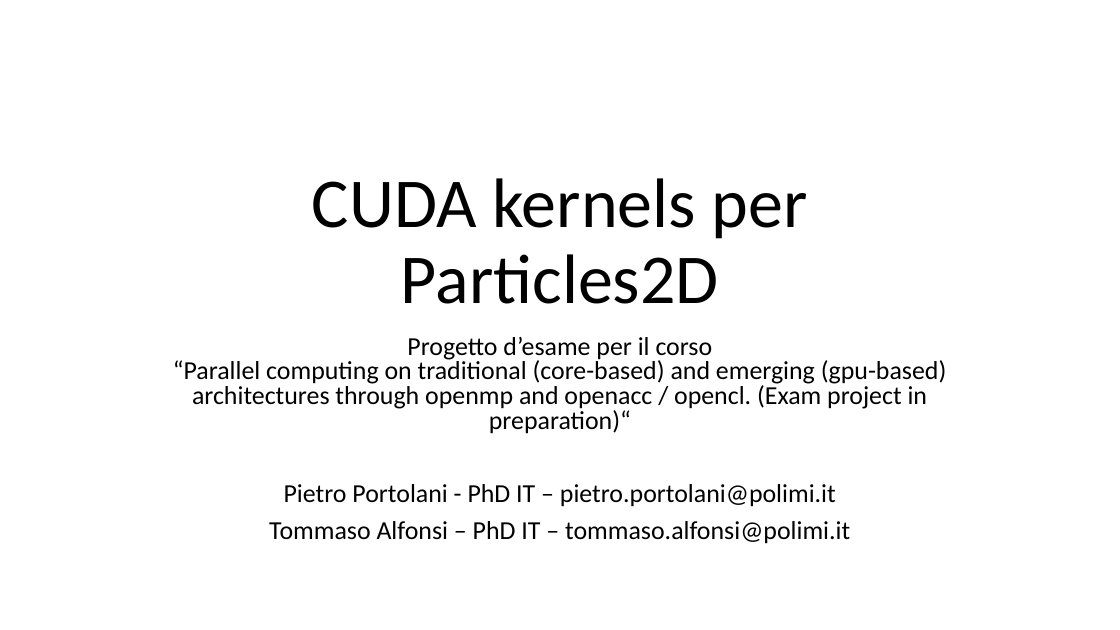
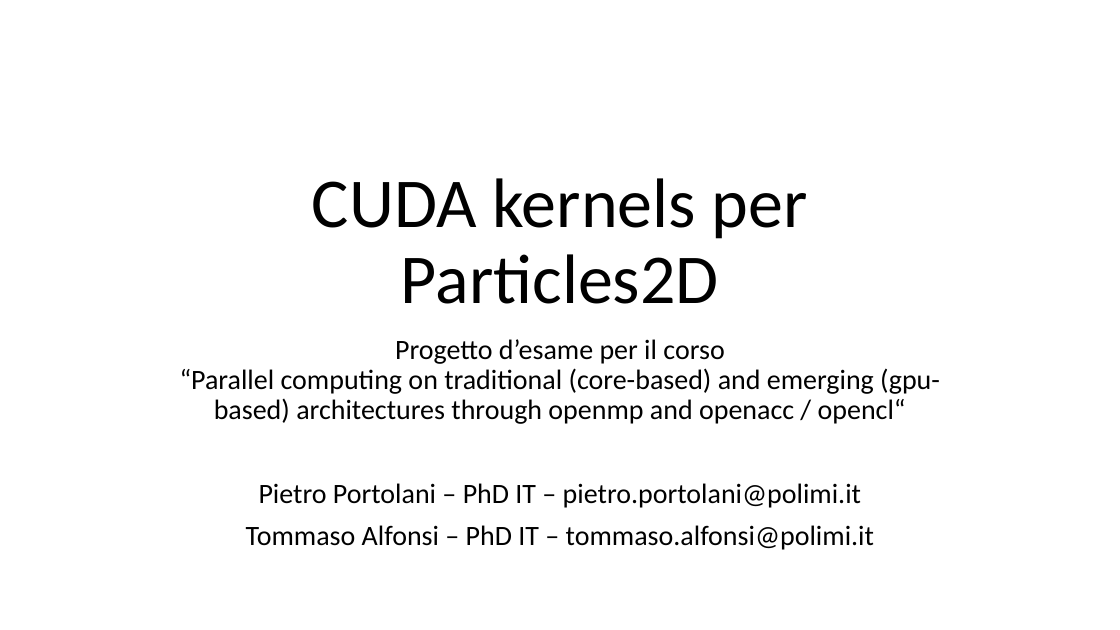
Before and after one commit to piepor/particles-simulation-parallel, a slide deck: slide 1 of presentazione/presentazione.pptx. Drawn at 1120x630 pixels with LibreOffice and Linux fonts; fonts in the diff are those of the drawing. Boxes give left, top, right and bottom in pixels: in the first picture for what was removed or moved away, otherwise in the second. Text is boxed around its words. In the diff, an @@ line names an element or a change of style, - is before the commit and + after.

```diff
--- a/presentazione/presentazione.pptx
+++ b/presentazione/presentazione.pptx
@@ subtitle at bbox=[180, 339, 940, 508]: text changed; size 22.2 to 24 pt @@
-Progetto d’esame per il corso
-“Parallel computing on traditional (core-based) and emerging (gpu-based) architectures through openmp and openacc / opencl. (Exam project in preparation)“
-Pietro Portolani - PhD IT – pietro.portolani@polimi.it
+Progetto d’esame per il corso
+“Parallel computing on traditional (core-based) and emerging (gpu-based) architectures through openmp and openacc / opencl“
+Pietro Portolani – PhD IT – pietro.portolani@polimi.it
@@ subtitle at bbox=[246, 525, 874, 550]: size 22.2 to 24 pt in "Tommaso Alfonsi – PhD IT – tommaso.alfonsi@polimi.it"; line spacing 0.8 to 0.9 @@
```
Also in this commit, not shown: 16 other slides changed, 3 slides added, 4 other files.
